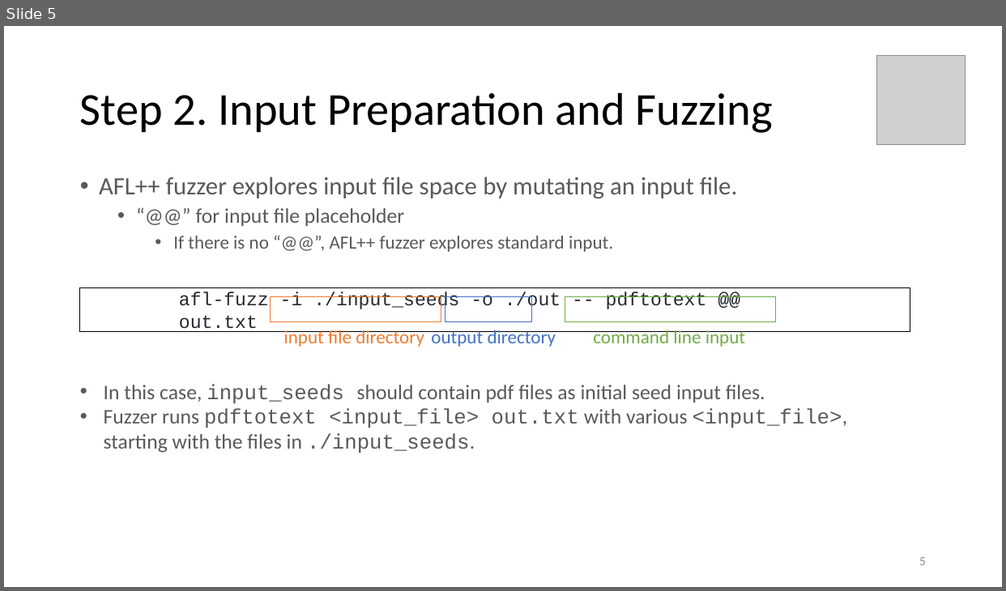
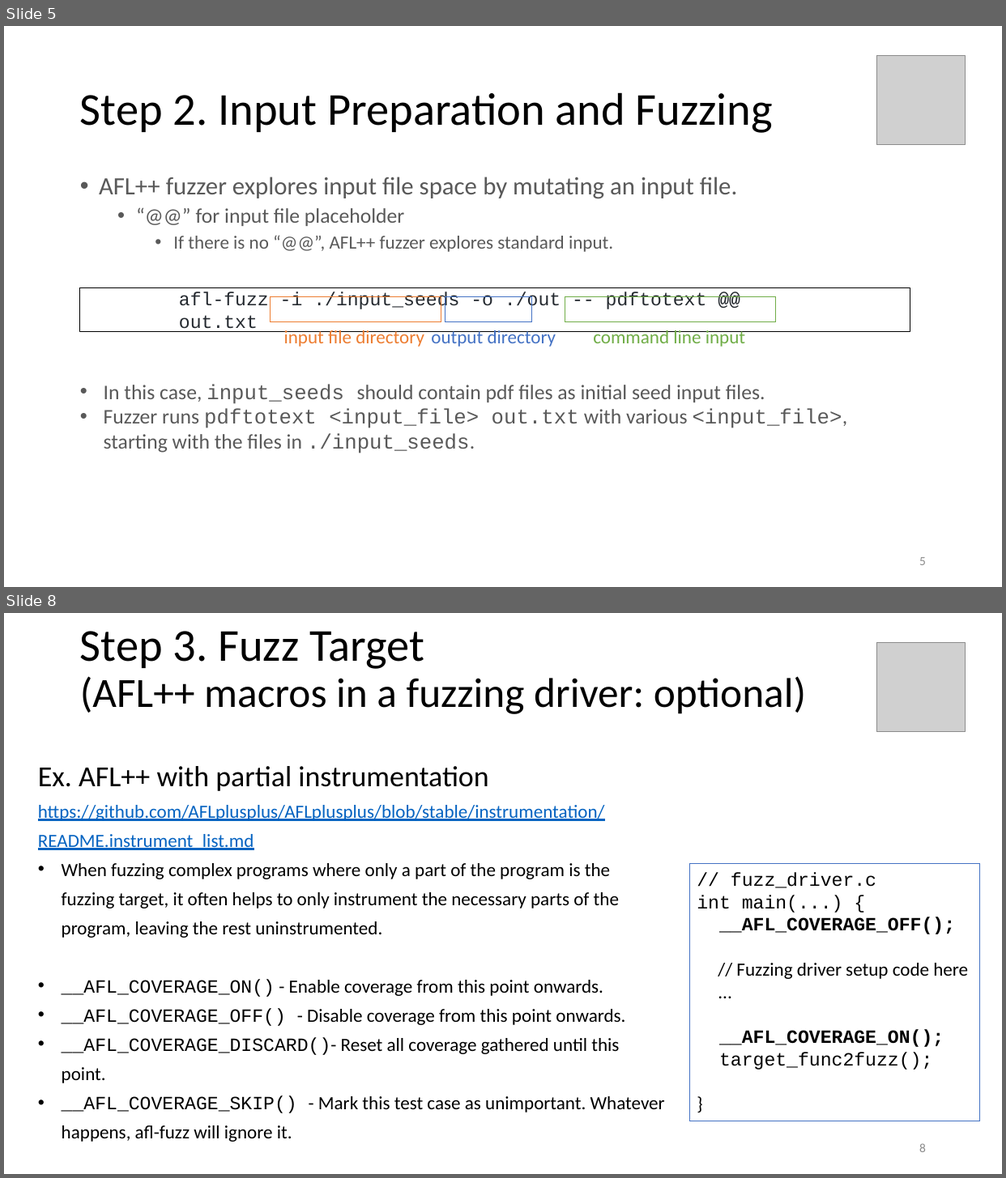
Before and after one commit to swtv-kaist/cs458-spring23, a slide deck: 3-fuzz-concolic/lec42-fuzzing_with_afl++-v3.pptx. Shown one above the other, each under a label of ours: slide 5 before the commit, slides 5 and 8 after it; the slides between them are not shown. The pictures are 1006x591 and 1006x1178 pixels, drawn with LibreOffice and Linux fonts; fonts in the diff are those of the drawing; grey boxes stand for pictures. Boxes give left, top, right and bottom in pixels: in the first picture for what was removed or moved away, otherwise in the second. Text is boxed around its words. In the diff, an @@ line names an element or a change of style, - is before the commit and + after.

```diff
--- a/3-fuzz-concolic/lec42-fuzzing_with_afl++-v3.pptx
+++ b/3-fuzz-concolic/lec42-fuzzing_with_afl++-v3.pptx
@@ slide 8 added at [4,613,1002,1174], background #FFFFFF @@
@@ title added at [80,631,806,714], 40 pt, text #000000 @@
+Step 3. Fuzz Target
+(AFL++ macros in a fuzzing driver: optional)
@@ picture added at [877,643,966,732] @@
@@ text added at [38,766,665,1142], 18 pt, text #000000 @@
+Ex. AFL++ with partial instrumentation
+https://github.com/AFLplusplus/AFLplusplus/blob/stable/instrumentation/README.instrument_list.md
+• When fuzzing complex programs where only a part of the program is the fuzzing target, it often helps to only instrument the necessary parts of the program, leaving the rest uninstrumented.
+• __AFL_COVERAGE_ON() - Enable coverage from this point onwards.
+• __AFL_COVERAGE_OFF() - Disable coverage from this point onwards.
+• __AFL_COVERAGE_DISCARD()- Reset all coverage gathered until this point.
+• __AFL_COVERAGE_SKIP() - Mark this test case as unimportant. Whatever happens, afl-fuzz will ignore it.
@@ rectangle added at [690,864,980,1121], outline #4472C4 0.75 pt, 18 pt, text #000000 @@
+// fuzz_driver.c
+int main(...) {
+__AFL_COVERAGE_OFF();
+// Fuzzing driver setup code here
+...
+__AFL_COVERAGE_ON();
+target_func2fuzz();
+}
@@ page number added at [919,1144,926,1152], 12 pt, text #8C8C8C @@
+8
```
Also in this commit, not shown: 7 slides changed, 4 other files.
